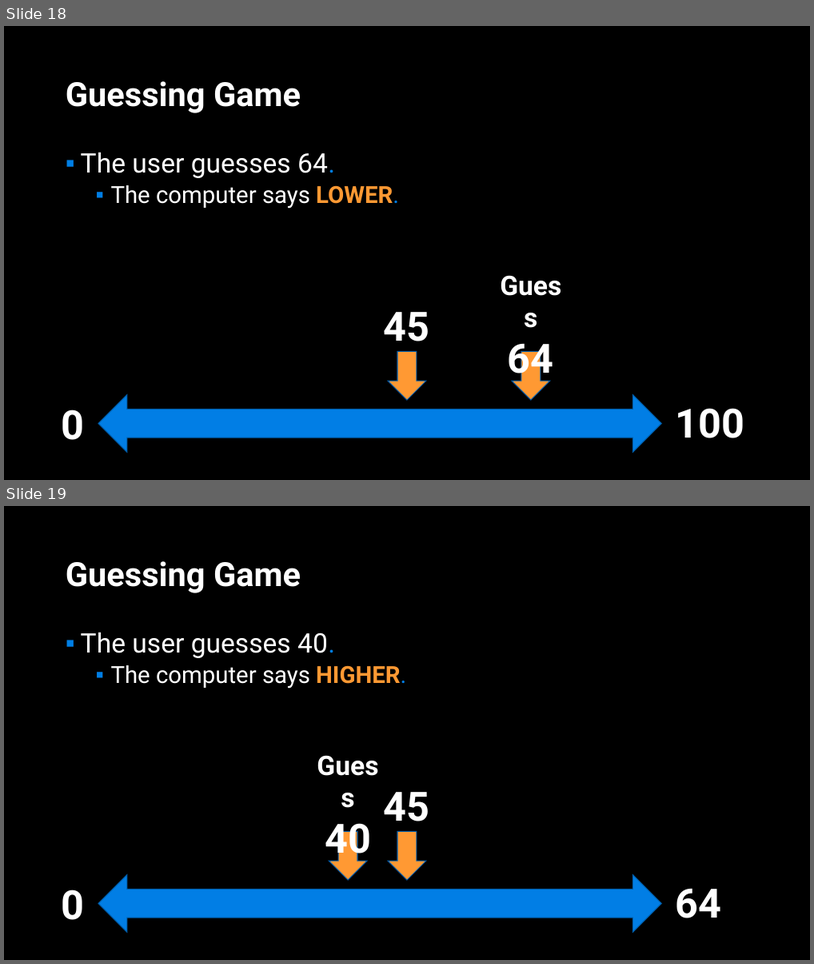
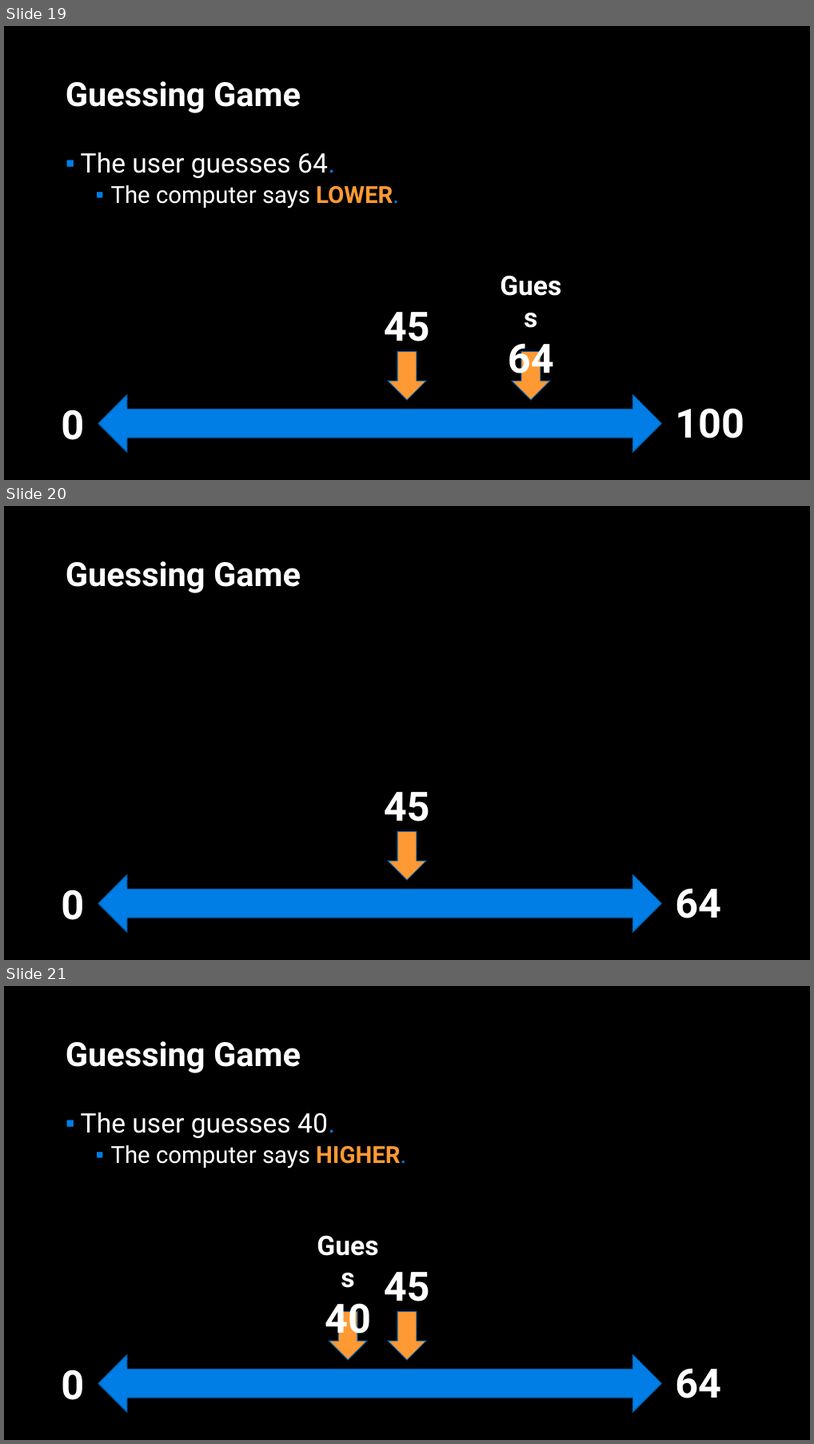
Before and after one commit to APS106/APS106-winter-2022-material, a slide deck: lectures/week4/lecture1/slides/week4_lecture1.pptx. Shown one above the other, each under a label of ours: slides 18 and 19 before the commit, slides 19, 20 and 21 after it. The pictures are 814x964 and 814x1444 pixels, drawn with LibreOffice and Linux fonts; fonts in the diff are those of the drawing; background and template pictures are left out. Boxes give left, top, right and bottom in pixels: in the first picture for what was removed or moved away, otherwise in the second. Text is boxed around its words. In the diff, an @@ line names an element or a change of style, - is before the commit and + after.

```diff
--- a/lectures/week4/lecture1/slides/week4_lecture1.pptx
+++ b/lectures/week4/lecture1/slides/week4_lecture1.pptx
@@ slide 20 added at <box>4,506,810,960</box>, background picture (left out) @@
@@ title added at <box>66,561,301,593</box>, 39.6 pt, text #FFFFFF, bold @@
+Guessing Game
@@ text added at <box>384,792,430,821</box>, 48 pt, text #FFFFFF, bold @@
+45
@@ down arrow added at <box>388,832,426,880</box>, fill #FF9933, outline #015DA9 1 pt @@
@@ text added at <box>61,889,84,920</box>, 48 pt, text #FFFFFF, bold @@
+0
@@ left right arrow added at <box>98,875,662,932</box>, fill #017EE5, outline #015DA9 1 pt @@
@@ text added at <box>675,888,722,918</box>, 48 pt, text #FFFFFF, bold @@
+64
@@ what was slide 18 is now slide 19 @@
@@ what was slide 19 is now slide 21 @@
```
Also in this commit, not shown: 1 slide changed, 2 other slides added, 5 other files.
